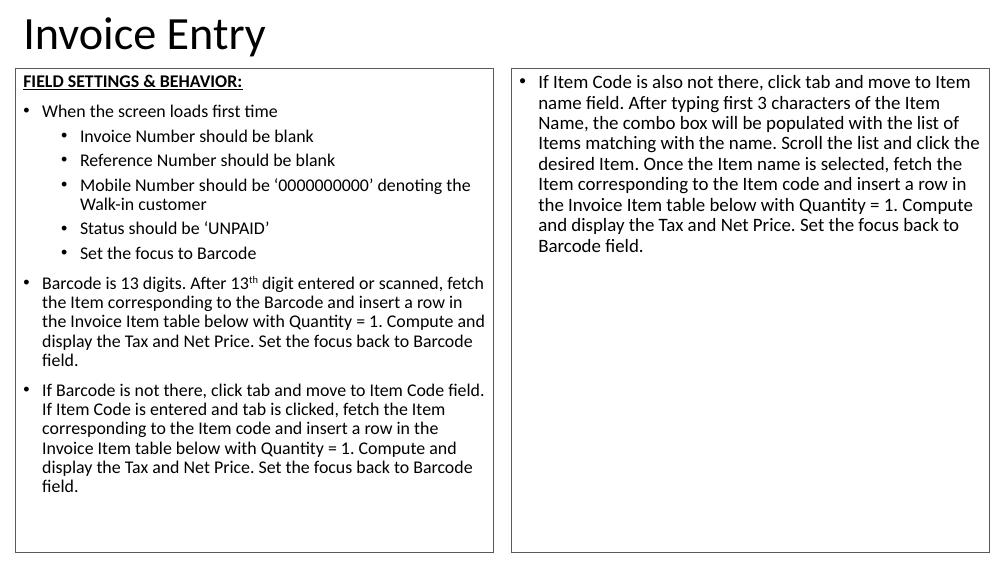
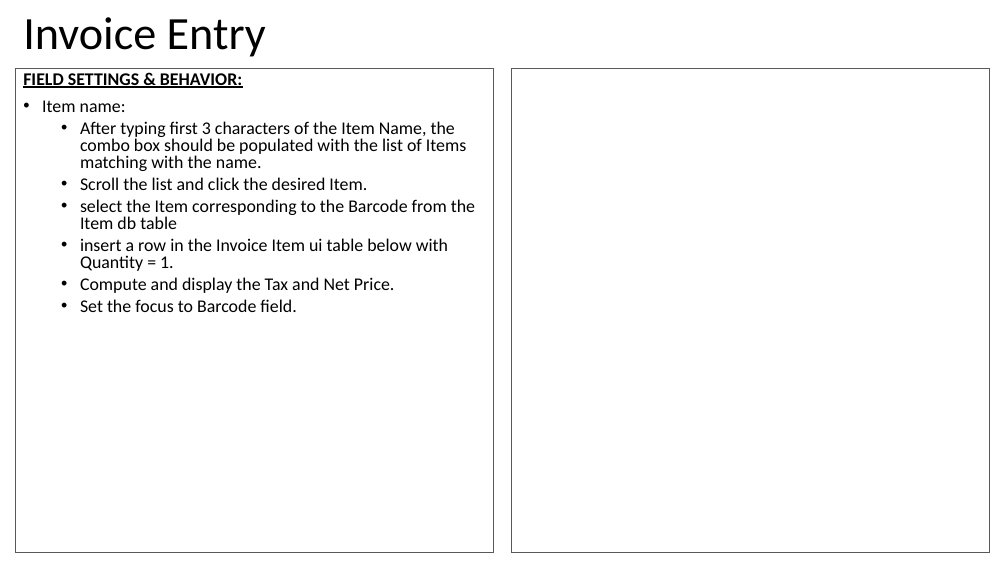
Before and after one commit to valignit/Documents, a slide deck: slide 20 of brief-specs.pptx (slide 19 before the commit). Drawn at 1008x567 pixels with LibreOffice and Linux fonts; fonts in the diff are those of the drawing. Boxes give left, top, right and bottom in pixels: in the first picture for what was removed or moved away, otherwise in the second. Text is boxed around its words. In the diff, an @@ line names an element or a change of style, - is before the commit and + after.

```diff
--- a/brief-specs.pptx
+++ b/brief-specs.pptx
@@ text at box(23, 73, 242, 88): line spacing 0.9 to 16pt @@
@@ text in rectangle at box(538, 75, 980, 252): text removed @@
-• If Item Code is also not there, click tab and move to Item name field. After typing first 3 characters of the Item Name, the combo box will be populated with the list of Items matching with the name. Scroll the list and click the desired Item. Once the Item name is selected, fetch the Item corresponding to the Item code and insert a row in the Invoice Item table below with Quantity = 1. Compute and display the Tax and Net Price. Set the focus back to Barcode field.
@@ text at box(42, 100, 475, 312): text changed @@
-• When the screen loads first time
-  • Invoice Number should be blank
-  • Reference Number should be blank
-  • Mobile Number should be ‘0000000000’ denoting the Walk-in customer
-  • Status should be ‘UNPAID’
-  • Set the focus to Barcode
-• Barcode is 13 digits. After 13th digit entered or scanned, fetch the Item corresponding to the Barcode and insert a row in the Invoice Item table below with Quantity = 1. Compute and display the Tax and Net Price. Set the focus back to Barcode field.
-• If Barcode is not there, click tab and move to Item Code field. If Item Code is entered and tab is clicked, fetch the Item corresponding to the Item code and insert a row in the Invoice Item table below with Quantity = 1. Compute and display the Tax and Net Price. Set the focus back to Barcode field.
+• Item name:
+  • After typing first 3 characters of the Item Name, the combo box should be populated with the list of Items matching with the name.
+  • Scroll the list and click the desired Item.
+  • select the Item corresponding to the Barcode from the Item db table
+  • insert a row in the Invoice Item ui table below with Quantity = 1.
+  • Compute and display the Tax and Net Price.
+  • Set the focus to Barcode field.
```
Also in this commit, not shown: 24 other slides changed, 1 slide added.
